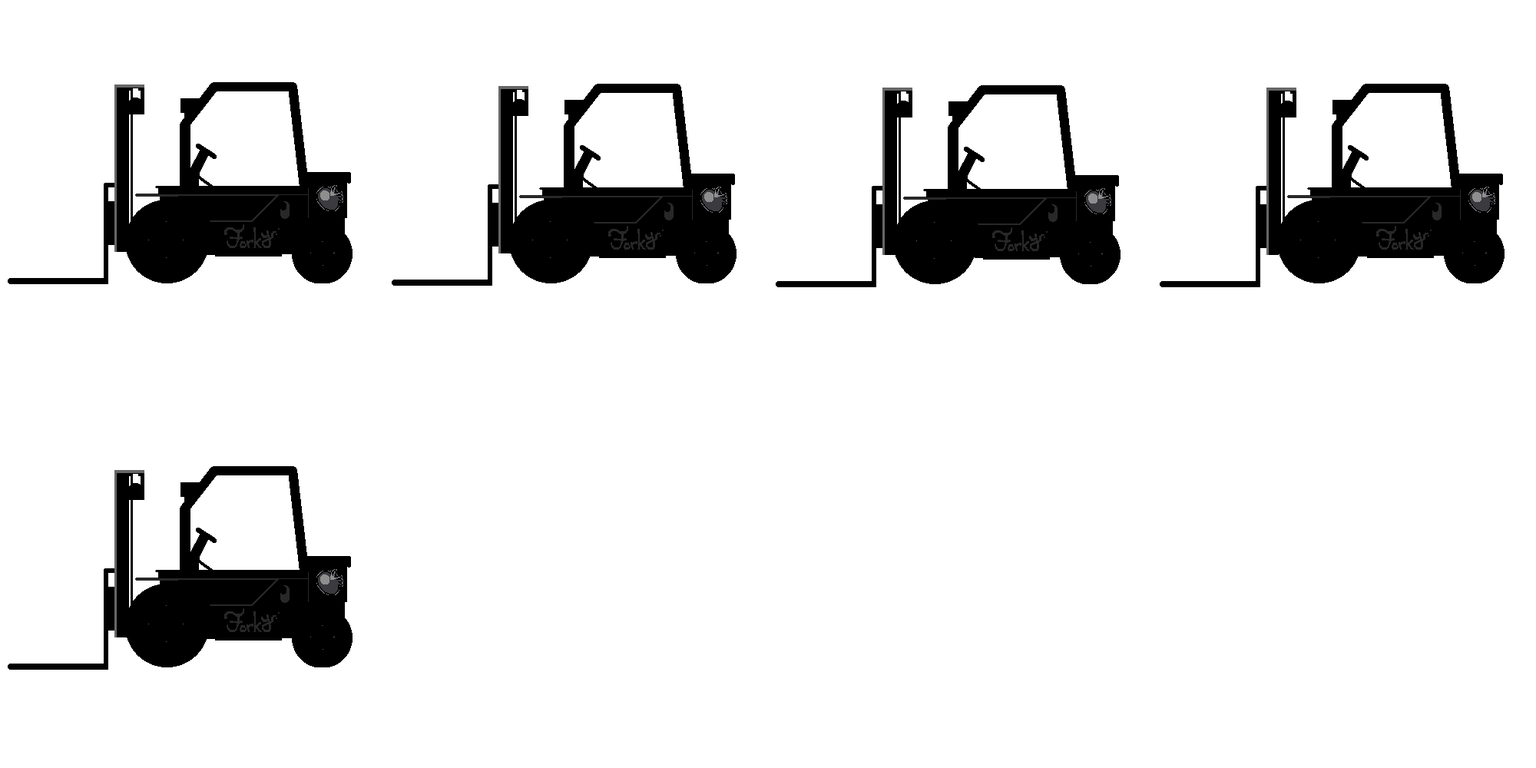
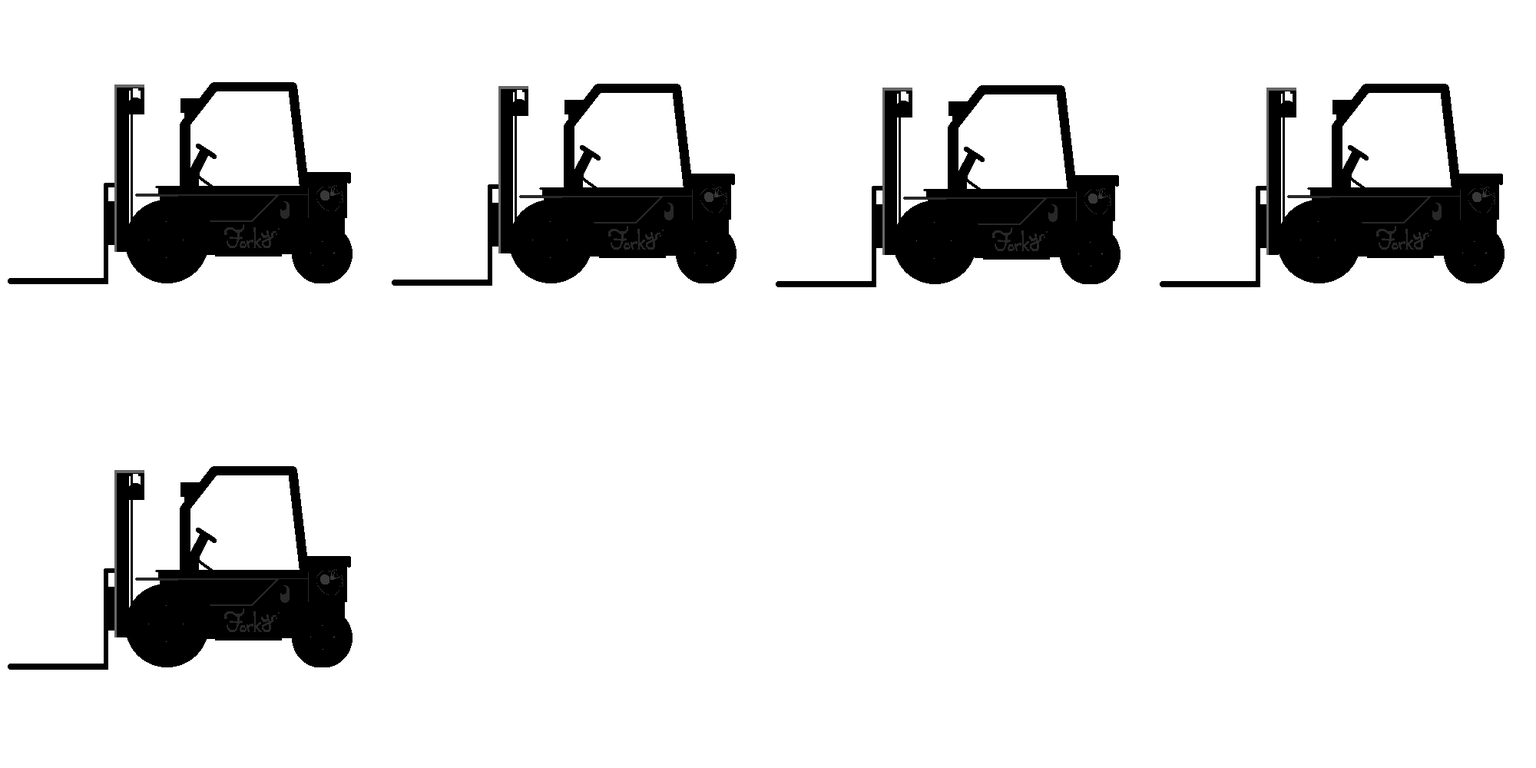
The second (1536, 768) image is a revision of the first. Changes to its layers:
painted on "Paint Layer 1" over <box>316,185,1496,596</box>
